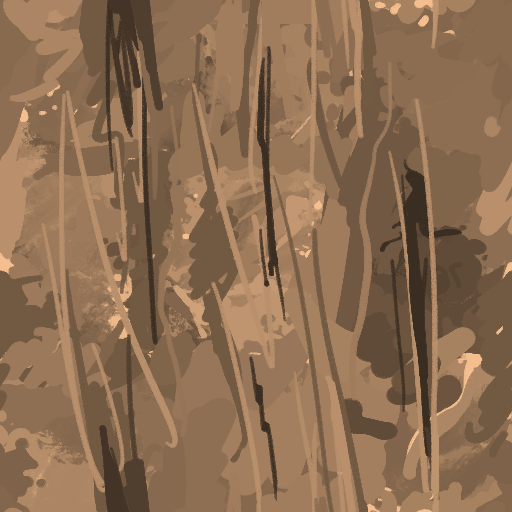
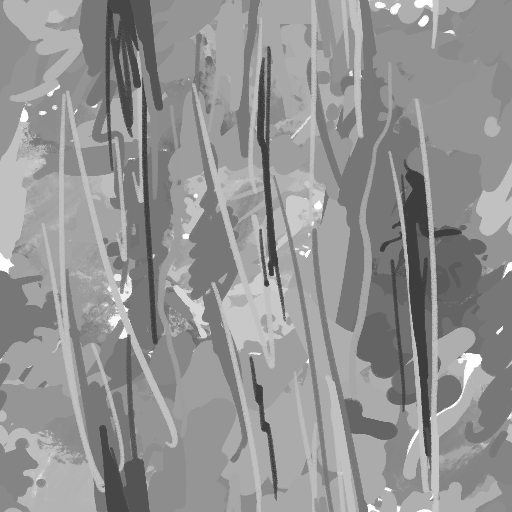
Layered file, before and after one edit (512×512). Changes by layer:
hid "Fond 1" over 0, 0, 512, 512
